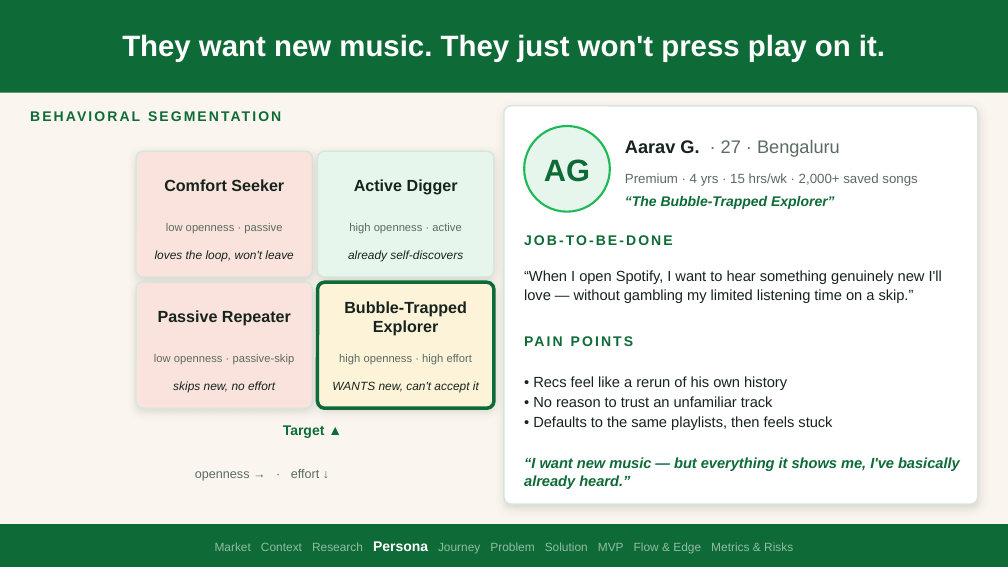
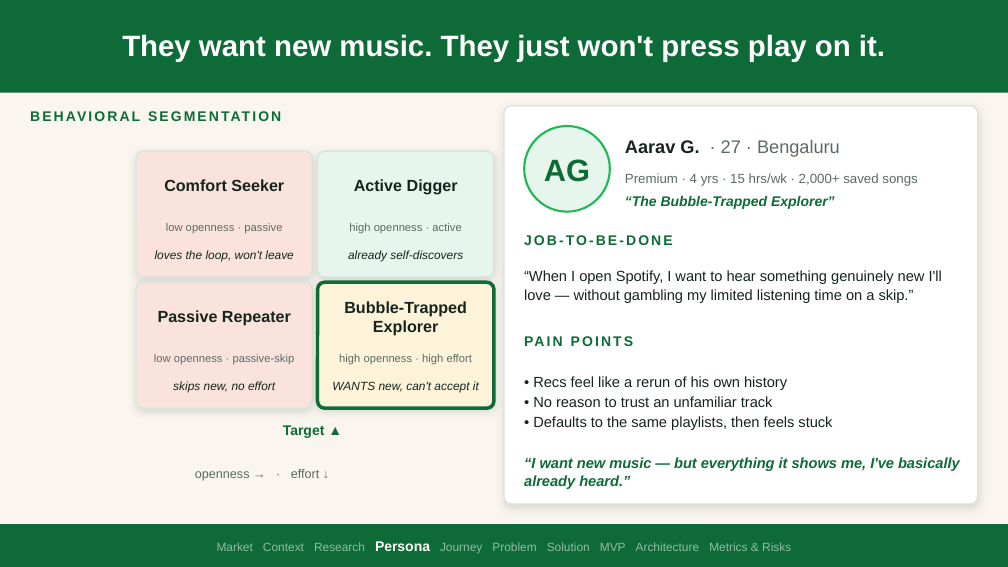
Before and after one commit to nityagupta25/spotify-discovery-engine, a slide deck: slide 5 of Off_Repeat_Deck_TopFellow.pptx. Drawn at 1008x567 pixels with LibreOffice and Linux fonts; fonts in the diff are those of the drawing. Boxes give left, top, right and bottom in pixels: in the first picture for what was removed or moved away, otherwise in the second. Text is boxed around its words. In the diff, an @@ line names an element or a change of style, - is before the commit and + after.

```diff
--- a/Off_Repeat_Deck_TopFellow.pptx
+++ b/Off_Repeat_Deck_TopFellow.pptx
@@ text at (217, 541, 791, 553): text changed @@
-Market Context Research Persona Journey Problem Solution MVP Flow & Edge Metrics & Risks
+Market Context Research Persona Journey Problem Solution MVP Architecture Metrics & Risks
```
Also in this commit, not shown: 8 other slides changed, 1 slide added, 1 slide removed, 2 other files.
